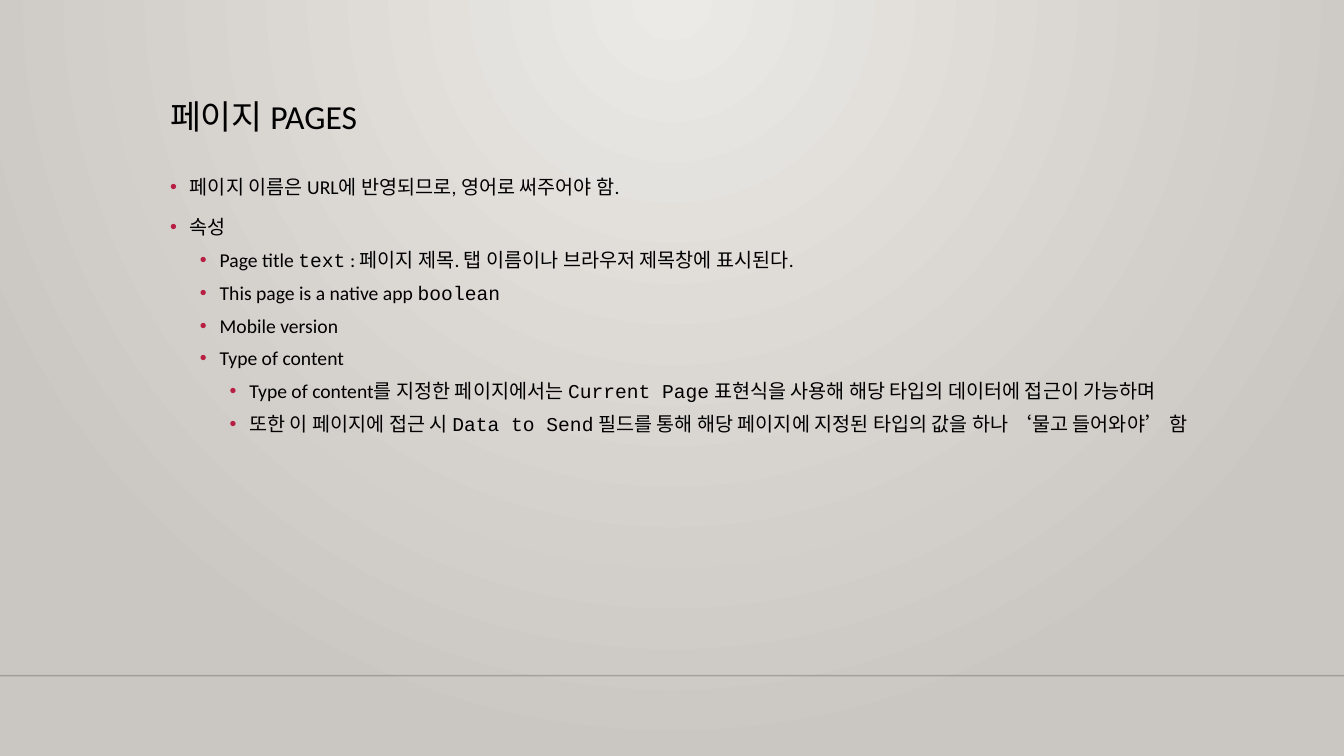
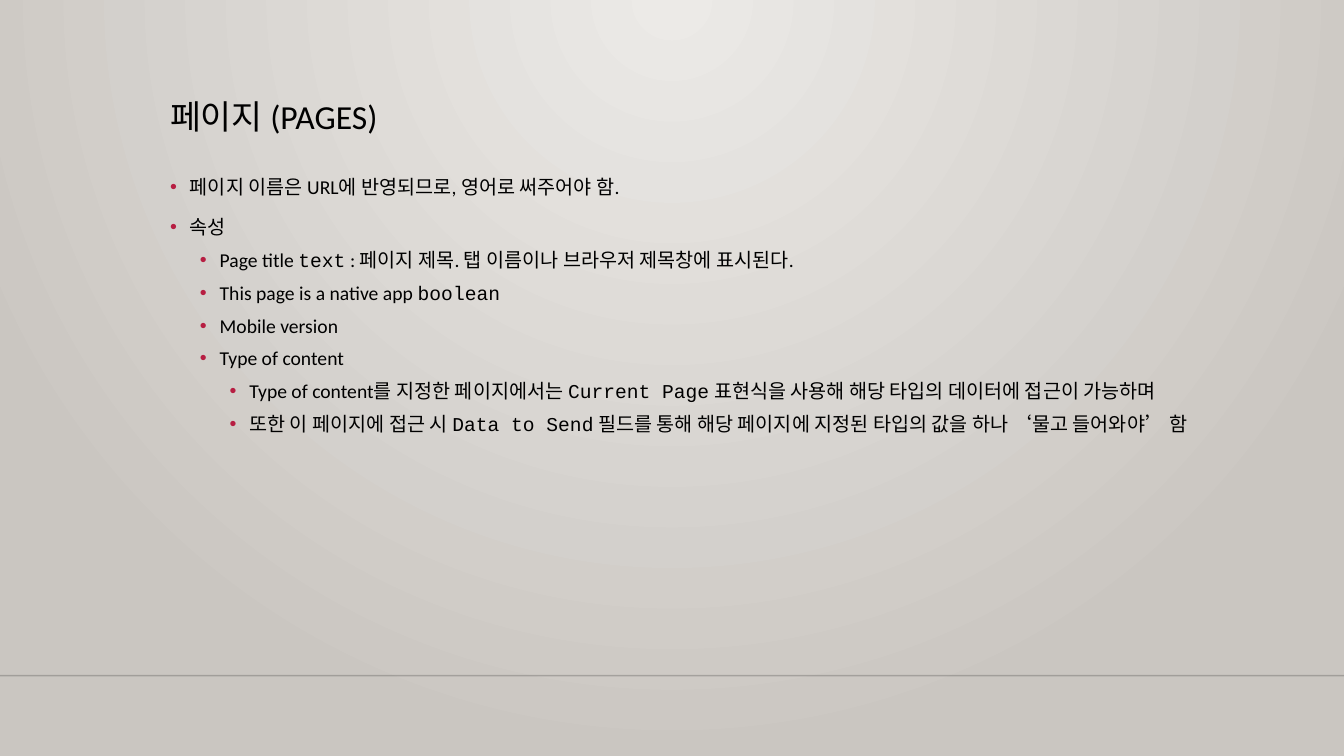
Before and after one commit to m00nlygreat/obsidian-vault, a slide deck: slide 15 of 노코드 엔지니어링/노코드 최강자 버블.pptx (slide 13 before the commit). Drawn at 1344x756 pixels with LibreOffice and Linux fonts; fonts in the diff are those of the drawing; background and template pictures are left out. Boxes give left, top, right and bottom in pixels: in the first picture for what was removed or moved away, otherwise in the second. Text is boxed around its words. In the diff, an @@ line names an element or a change of style, - is before the commit and + after.

```diff
--- a/노코드 엔지니어링/노코드 최강자 버블.pptx
+++ b/노코드 엔지니어링/노코드 최강자 버블.pptx
@@ title at (x1=170, y1=101, x2=377, y2=134): text changed @@
-페이지 PAGES
+페이지 (PAGES)
```
Also in this commit, not shown: 5 other slides changed, 3 slides added, 1 other file.
